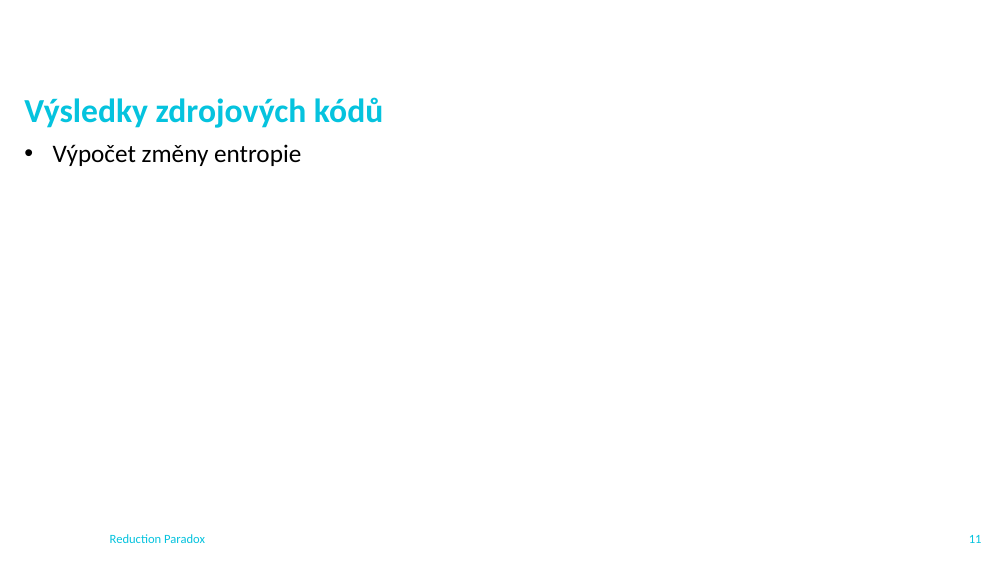
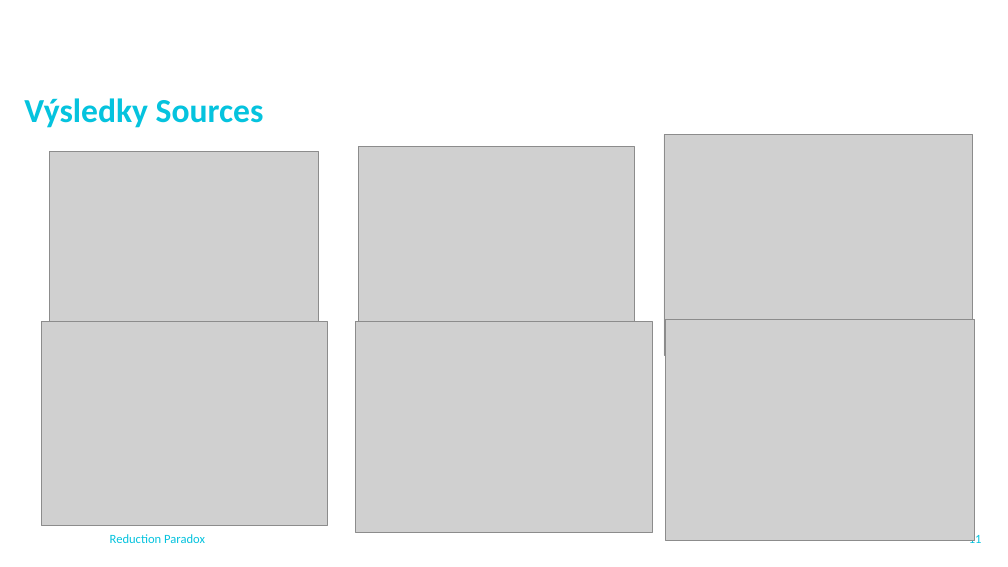
Before and after one commit to pro0255/AKS, a slide deck: slide 12 of project_presentation/pro0255.pptx. Drawn at 1008x567 pixels with LibreOffice and Linux fonts; fonts in the diff are those of the drawing; grey boxes stand for pictures; background and template pictures are left out. Boxes give left, top, right and bottom in pixels: in the first picture for what was removed or moved away, otherwise in the second. Text is boxed around its words. In the diff, an @@ line names an element or a change of style, - is before the commit and + after.

```diff
--- a/project_presentation/pro0255.pptx
+++ b/project_presentation/pro0255.pptx
@@ text at <box>24,98,264,128</box>: text changed @@
-Výsledky zdrojových kódů
-• Výpočet změny entropie
+Výsledky Sources
@@ picture added at <box>358,147,634,343</box> @@
@@ picture added at <box>664,135,972,355</box> @@
@@ picture added at <box>50,151,319,343</box> @@
@@ picture added at <box>41,321,327,526</box> @@
@@ picture added at <box>356,321,653,533</box> @@
@@ picture added at <box>665,320,974,541</box> @@
```
Also in this commit, not shown: 11 other slides changed, 1 slide added, 1 slide removed, 13 other files.
